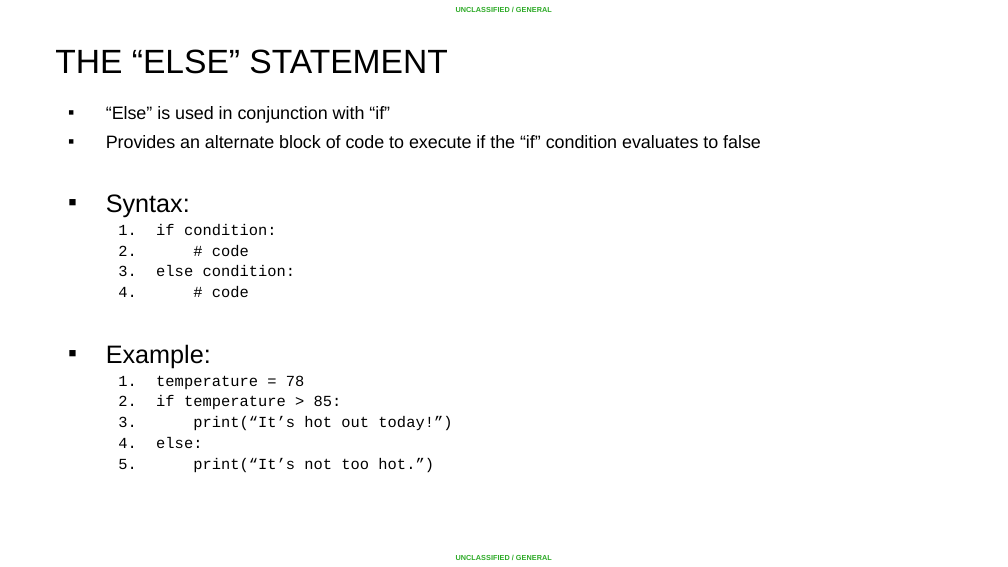
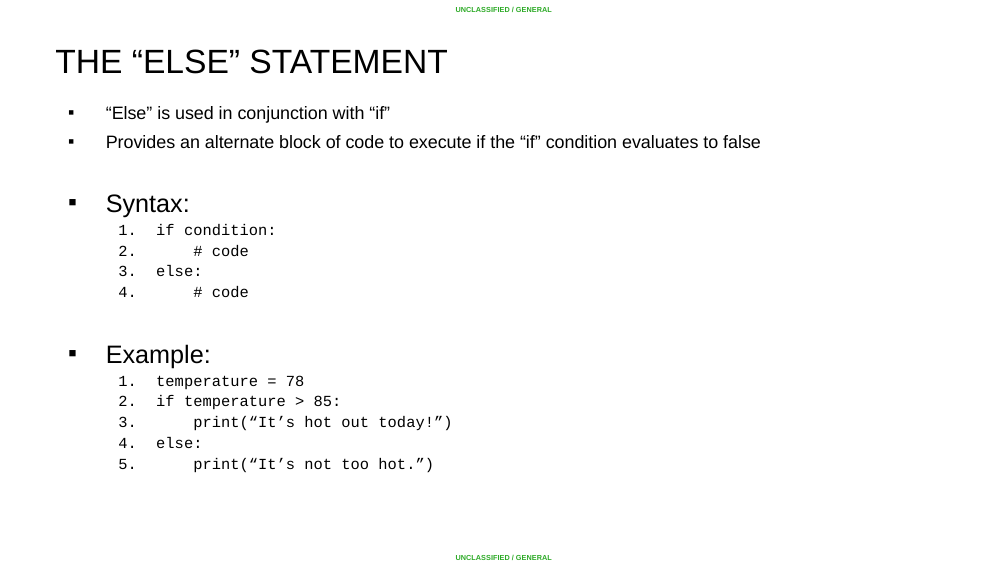
Before and after one commit to ginaavila07-ctrl/summer-course, a slide deck: slide 18 of Python/Lesson 02 - Conditionals and Control Structures/Lesson 02 - Conditional and Control Structures.pptx. Drawn at 1008x567 pixels with LibreOffice and Linux fonts; fonts in the diff are those of the drawing; background and template pictures are left out. Boxes give left, top, right and bottom in pixels: in the first picture for what was removed or moved away, otherwise in the second. Text is boxed around its words. In the diff, an @@ line names an element or a change of style, - is before the commit and + after.

```diff
--- a/Python/Lesson 02 - Conditionals and Control Structures/Lesson 02 - Conditional and Control Structures.pptx
+++ b/Python/Lesson 02 - Conditionals and Control Structures/Lesson 02 - Conditional and Control Structures.pptx
@@ text at <box>156,265,202,276</box>: text changed @@
-  3. else condition:
+  3. else:
```
Also in this commit, not shown: 3 other slides changed, 1 slide added, 1 slide removed, 10 other files.
